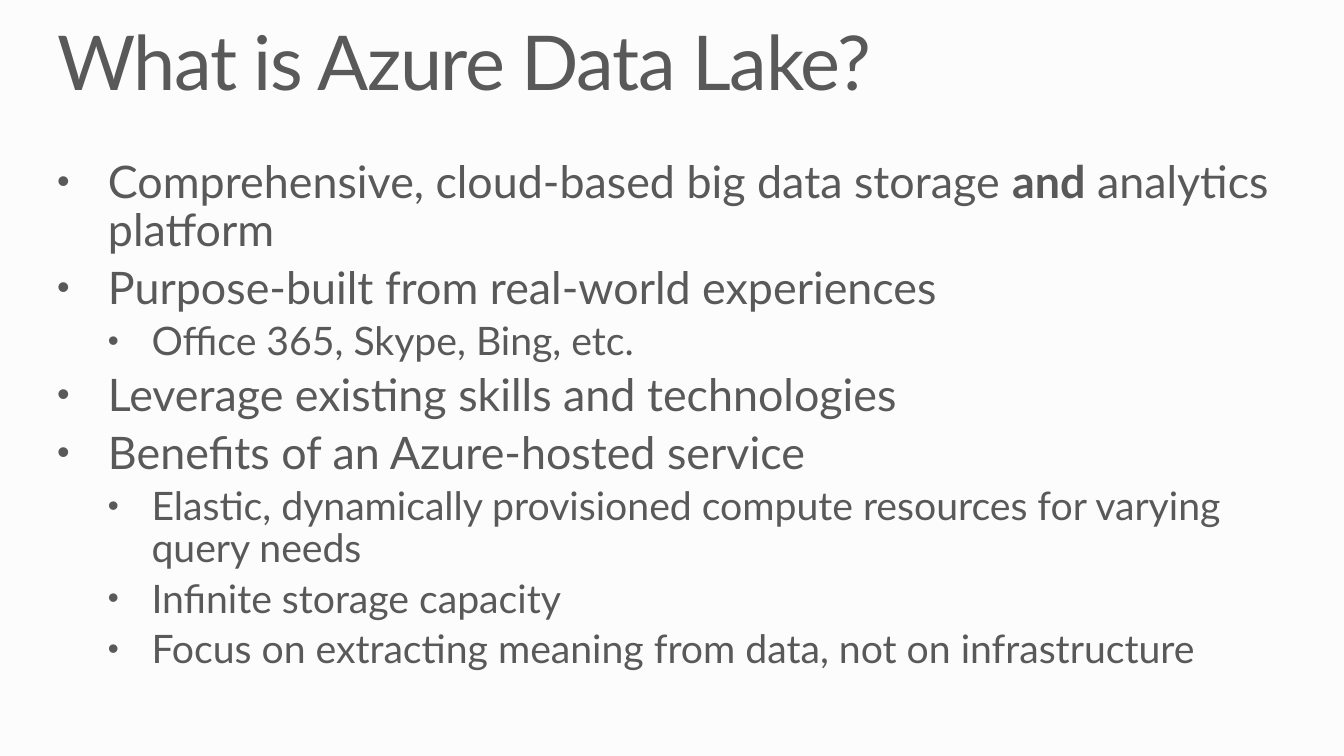
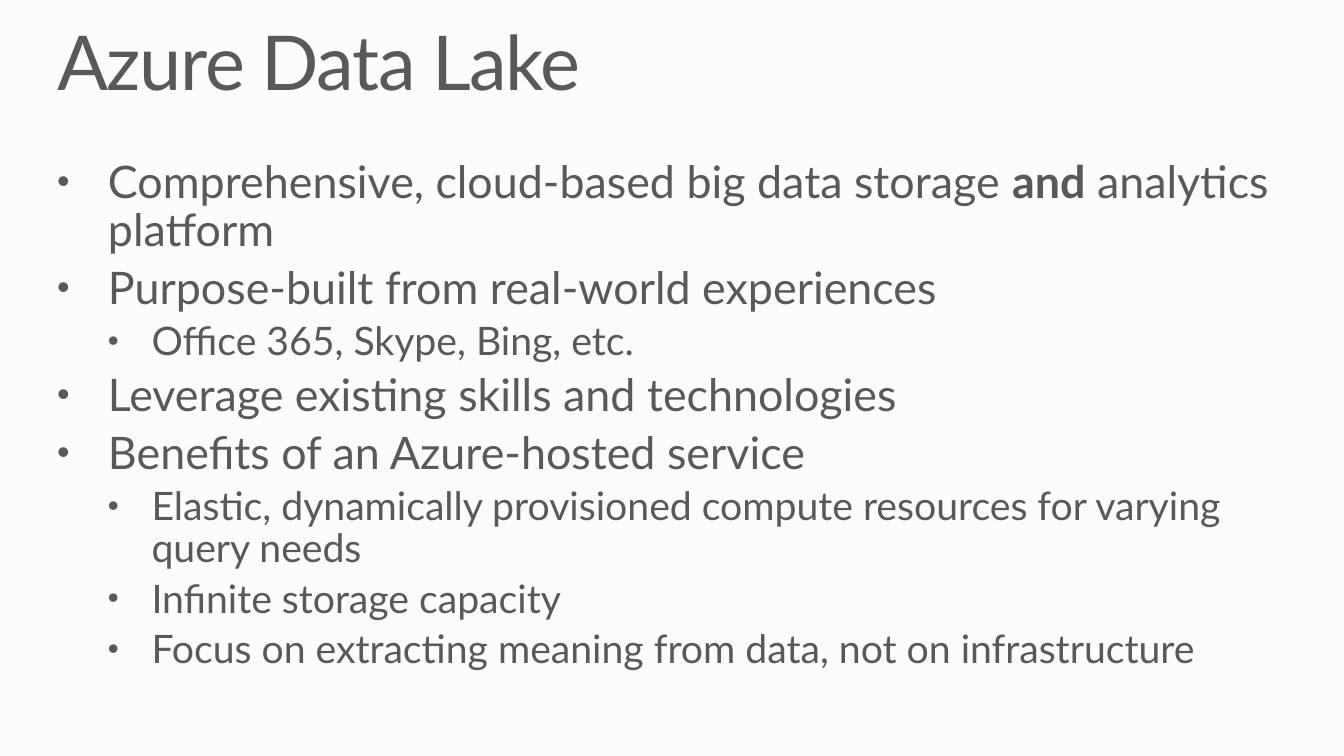
Before and after one commit to MSRConnections/Azure-training-course, a slide deck: slide 3 of Content/Data Lake/Azure Data Lake.pptx. Drawn at 1344x756 pixels with LibreOffice and Linux fonts; fonts in the diff are those of the drawing; background and template pictures are left out. Boxes give left, top, right and bottom in pixels: in the first picture for what was removed or moved away, otherwise in the second. Text is boxed around its words. In the diff, an @@ line names an element or a change of style, - is before the commit and + after.

Commit message:
Updated Data Lake slides

```diff
--- a/Content/Data Lake/Azure Data Lake.pptx
+++ b/Content/Data Lake/Azure Data Lake.pptx
@@ title at [57, 34, 580, 91]: text changed @@
-What is Azure Data Lake?
+Azure Data Lake
```
Also in this commit, not shown: 3 other slides changed.
